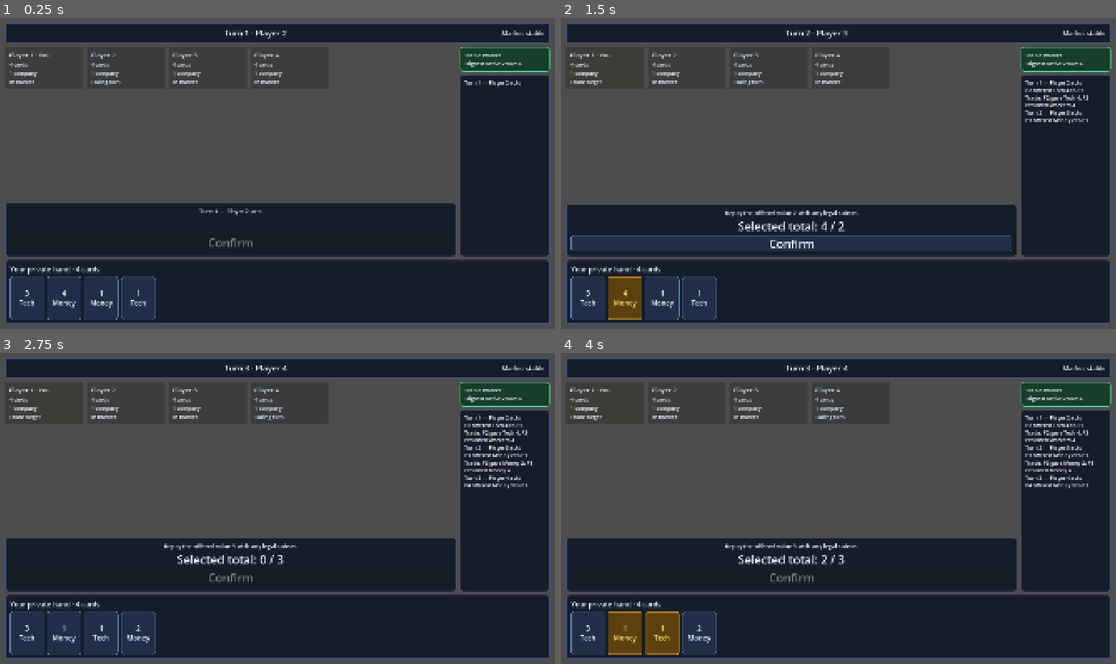
Above: before the commit, frames 1-4 (two rows, left to right).
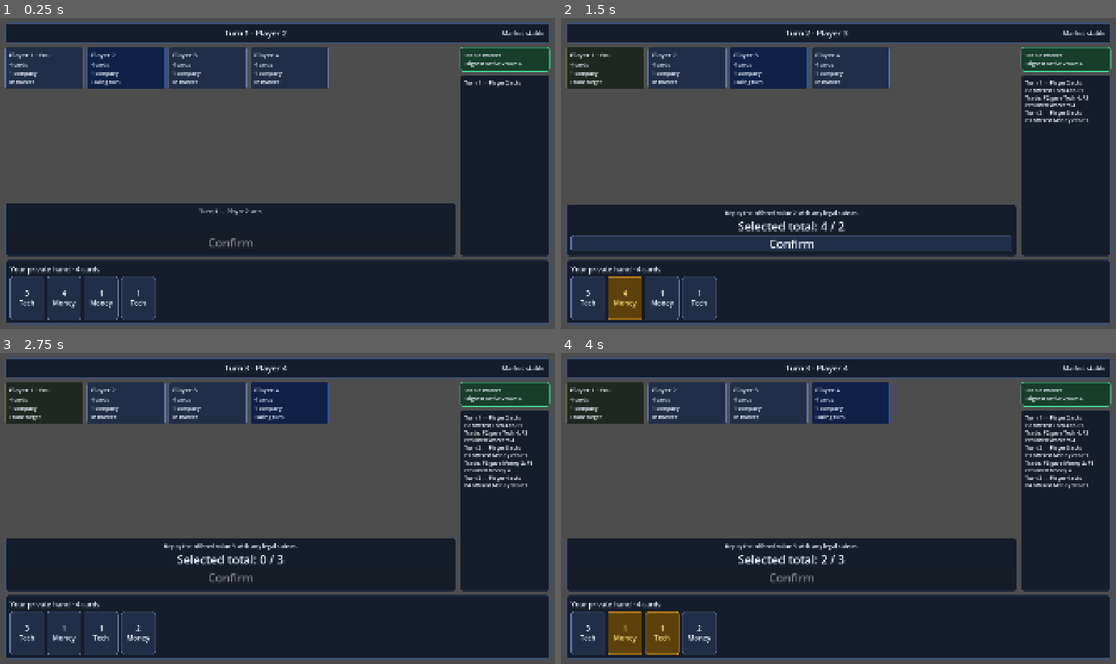
Above: after the commit, the same moments.

Repository: prelios/capitalism
Game: Godot game, scene res://game_controller.tscn
Same seed, same stepped clock (60 frames per second), same inputs: the game is played once before the commit and once after it.
Inputs:
- Up to frame 1 (0.25 s): no input
- Up to frame 2 (1.5 s): click "3 Tech" at 0.5 s; click "4 Money" at 1.25 s
- Up to frame 3 (2.75 s): click "Confirm" at 2 s
- Up to frame 4 (4 s): click "1 Money" at 2.75 s; click "1 Tech" at 3.5 s

The runs differ from the first frame. In frame 1, 7.0% of the frame differs, in the area x 0-60%, y 9-23%; in frame 2, 7.0%; in frame 3, 7.0%; in frame 4, 7.0%.

Commit message:
Preserve seat highlight colors when inactive

Diff:
--- a/godot/tests/human_ui_flow.gd
+++ b/godot/tests/human_ui_flow.gd
@@ -36,7 +36,7 @@
 	var seats := table.get_node("Margin/Layout/Main/Center/SeatScroll/Seats") as FlowContainer
 	var confirm := table.get_node("Margin/Layout/Main/Center/Trade/Margin/Content/Confirm") as Button
 	_expect(confirm.disabled, "offer confirmation began enabled")
-	_expect(!(seats.get_child(1) as PlayerSeatPanel).disabled, "living opponent target was disabled on the human turn")
+	_expect((seats.get_child(1) as PlayerSeatPanel).is_target_selectable(), "living opponent target was not selectable on the human turn")
 	(hand.get_child(0) as CardView).button_pressed = true
 	(seats.get_child(1) as PlayerSeatPanel)._pressed()
 	_expect(!confirm.disabled, "complete offer selection did not enable confirmation")
--- a/godot/tests/table_layout.gd
+++ b/godot/tests/table_layout.gd
@@ -15,19 +15,16 @@
 	var table := controller.get_node("GameTable") as GameTable
 	var seats := table.get_node("Margin/Layout/Main/Center/SeatScroll/Seats") as FlowContainer
 	var hand := table.get_node("Margin/Layout/Hand/Margin/Content/HandScroll/Hand") as FlowContainer
-	var turn_status := table.get_node("Margin/Layout/Header/Margin/Content/TurnStatus") as PanelContainer
-	var market_tracker := table.get_node("Margin/Layout/Main/Sidebar/Market") as PanelContainer
 	_expect(seats.get_child_count() == 4, "four-seat match did not render four public seat panels")
 	_expect(hand.get_child_count() == 4, "local hand did not render the four private cards")
-	_expect((turn_status.get_theme_stylebox("panel") as StyleBoxFlat).bg_color.is_equal_approx(Color("173d2b")), "stable turn status did not use the green market style")
-	_expect((market_tracker.get_theme_stylebox("panel") as StyleBoxFlat).bg_color.is_equal_approx(Color("173d2b")), "stable market tracker did not use the green market style")
+	_expect(table.market_status_background().is_equal_approx(Color("173d2b")), "stable market status did not use the green style")
 	_expect((seats.get_child(0) as PlayerSeatPanel).self_modulate.is_equal_approx(Color("78b7ff")), "active player did not use the blue highlight")
+	_expect(!(seats.get_child(0) as PlayerSeatPanel).disabled, "inactive seat controls should not use desaturating disabled rendering")
 	controller.game.market_stable = false
 	controller.game.unstable_value = 4
 	controller.presentation_updated.emit(controller.game.player_view(1))
 	await process_frame
-	_expect((turn_status.get_theme_stylebox("panel") as StyleBoxFlat).bg_color.is_equal_approx(Color("4d3d0c")), "unstable turn status did not use the yellow market style")
-	_expect((market_tracker.get_theme_stylebox("panel") as StyleBoxFlat).bg_color.is_equal_approx(Color("4d3d0c")), "unstable market tracker did not use the yellow market style")
+	_expect(table.market_status_background().is_equal_approx(Color("4d3d0c")), "unstable market status did not use the yellow style")
 	var first_card := hand.get_child(0) as CardView
 	first_card.button_pressed = true
 	var selected_id := first_card.card_id
--- a/godot/ui/game_table.gd
+++ b/godot/ui/game_table.gd
@@ -14,6 +14,7 @@
 var _decision_phase := ""
 var _selected_target_id := -1
 var _feedback := ""
+var _market_background := Color.TRANSPARENT
 
 @onready var _turn_status: PanelContainer = $Margin/Layout/Header/Margin/Content/TurnStatus
 @onready var _turn_label: Label = $Margin/Layout/Header/Margin/Content/TurnStatus/Turn
@@ -170,7 +171,12 @@
 	style.corner_radius_top_right = 10
 	style.corner_radius_bottom_left = 10
 	style.corner_radius_bottom_right = 10
+	_market_background = background
 	_market_tracker.add_theme_stylebox_override("panel", style)
+
+
+func market_status_background() -> Color:
+	return _market_background
 
 
 func _event_summary(event: Dictionary) -> String:
--- a/godot/ui/player_seat_panel.gd
+++ b/godot/ui/player_seat_panel.gd
@@ -29,13 +29,22 @@
 
 
 func set_target_selectable(selectable: bool) -> void:
-	disabled = !selectable
+	target_selectable = selectable
+	disabled = false
+	focus_mode = Control.FOCUS_ALL if selectable else Control.FOCUS_NONE
+	mouse_filter = Control.MOUSE_FILTER_STOP if selectable else Control.MOUSE_FILTER_IGNORE
+	mouse_default_cursor_shape = Control.CURSOR_POINTING_HAND if selectable else Control.CURSOR_ARROW
+
+
+func is_target_selectable() -> bool:
+	return target_selectable
 
 
 func _pressed() -> void:
-	if !disabled:
+	if target_selectable:
 		target_selected.emit(player_id)
 signal target_selected(player_id: int)
 
 
 var player_id := -1
+var target_selectable := false
